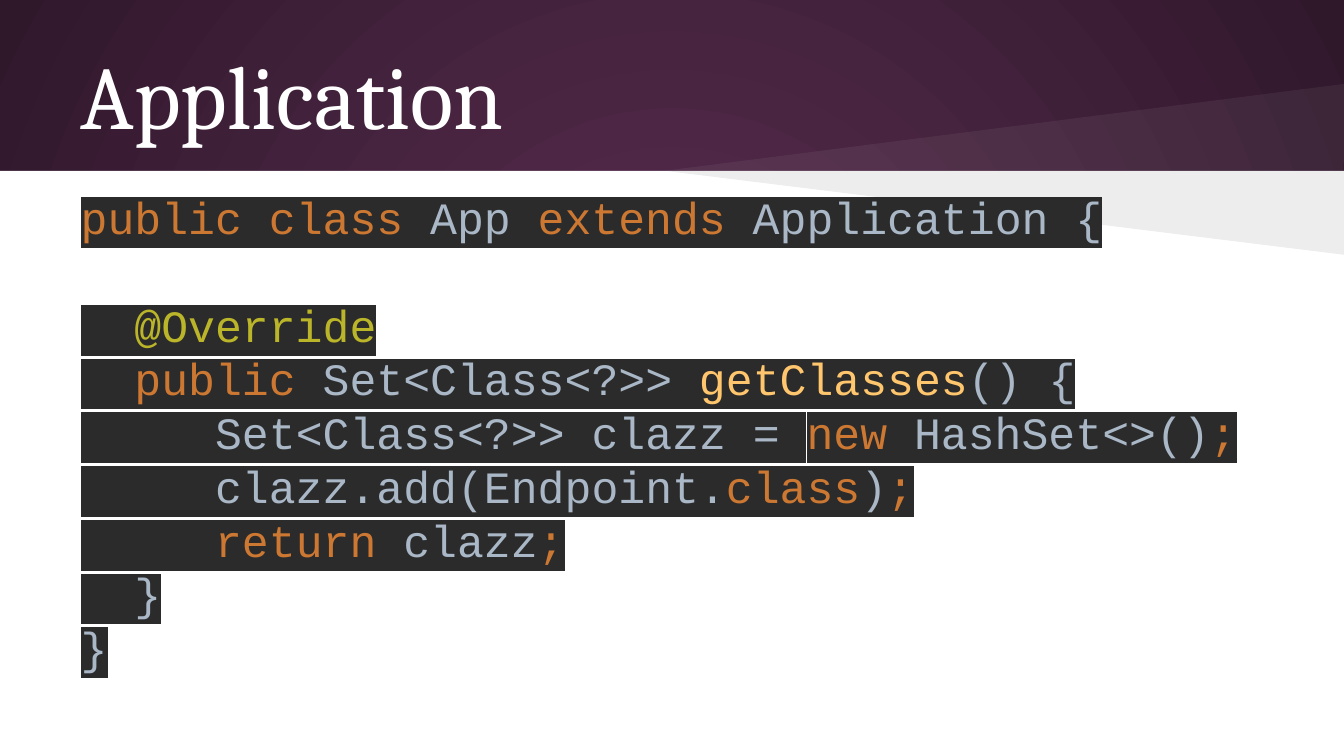
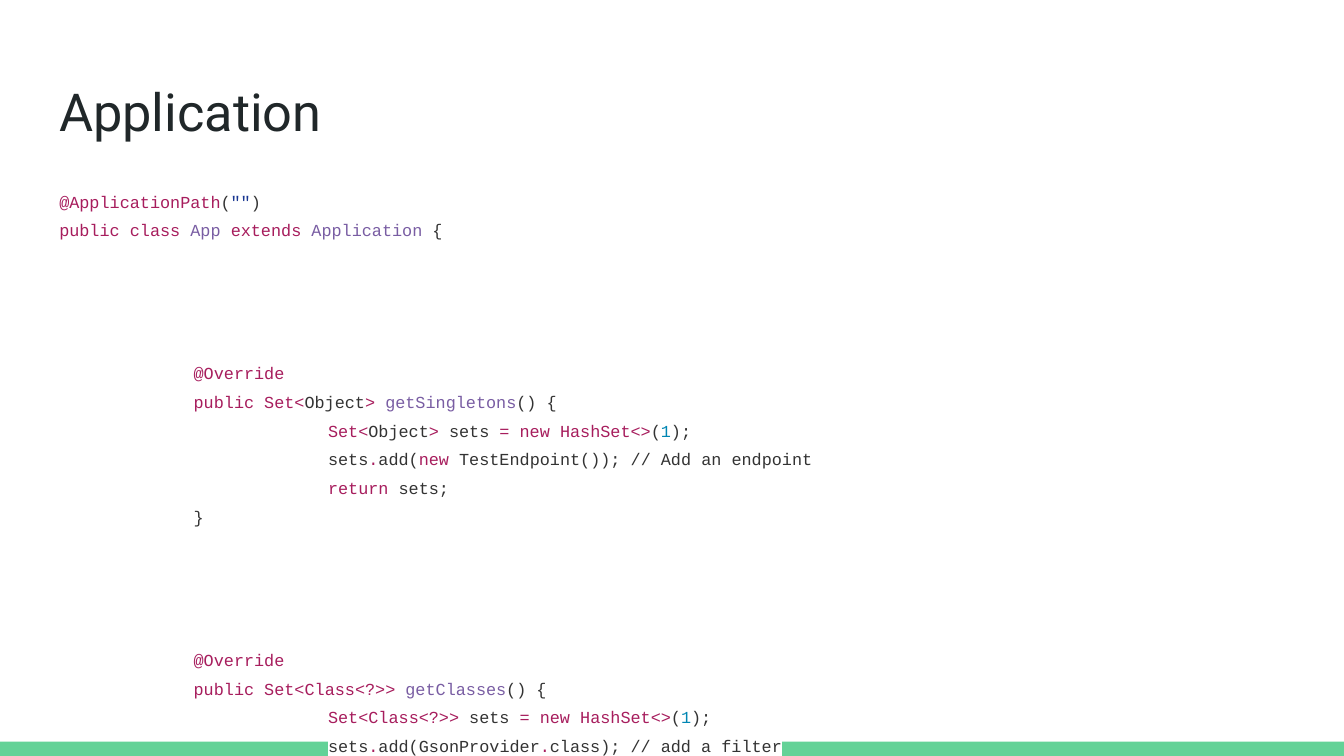
Before and after one commit to olivier-pitton/dant, a slide deck: slide 30 of jaxrs/Cours JAX-RS.pptx (slide 32 before the commit). Drawn at 1344x756 pixels with LibreOffice and Linux fonts; fonts in the diff are those of the drawing. Boxes give left, top, right and bottom in pixels: in the first picture for what was removed or moved away, otherwise in the second. Text is boxed around its words. In the diff, an @@ line names an element or a change of style, - is before the commit and + after.

```diff
--- a/jaxrs/Cours JAX-RS.pptx
+++ b/jaxrs/Cours JAX-RS.pptx
@@ background gradient #592D50 to #30182B to #FFFFFF @@
@@ title "Application": place and size @@
-title "Application" at (81, 66, 504, 148)
+title "Application" at (59, 91, 321, 142)
@@ title "Application" at (59, 91, 321, 142): size 48 to 28 pt, font Cambria to Roboto, text colour #FFFFFF to #202729; vertical alignment middle to top @@
@@ freeform shape removed at (665, 83, 1344, 171) @@
@@ rectangle removed at (0, 171, 1344, 755) @@
@@ text "@ApplicationPath("")": place and size @@
-text "@ApplicationPath("")" at (81, 202, 1237, 565)
+text "@ApplicationPath("")" at (59, 195, 813, 756)
@@ freeform shape removed at (665, 171, 1344, 254) @@
@@ text at (59, 195, 261, 212): paragraph added @@
+@ApplicationPath("")
@@ text at (59, 224, 526, 699): size 24 to 9 pt, highlight #2B2B2B to #FFFFFF in "public class App extends Application {", "@Override", "public Set<Class<?>> getClasses() {", "}" and 1 more places; text colour #CC7832 to #A71D5D in "public class extends", "public"; text colour #A9B7C6 to #795DA3 in "App Application"; text colour #A9B7C6 to #333333 in "{", "getClasses() {", "}", "}"; text colour #BBB529 to #A71D5D in "@Override"; text colour #A9B7C6 to #A71D5D in "Set<Class<?>>"; text colour #FFC66D to #795DA3 in "getClasses()"; line spacing 1 to 1.43 @@
@@ text at (194, 396, 813, 669): paragraphs added @@
+public Set<Object> getSingletons() {
+Set<Object> sets = new HashSet<>(1);
+sets.add(new TestEndpoint()); // Add an endpoint
+return sets;
+}
+@Override
@@ text at (328, 711, 782, 756): text changed; size 24 to 9 pt; text colour #A9B7C6 to #333333 @@
-Set<Class<?>> clazz = new HashSet<>();
-clazz.add(Endpoint.class);
-return clazz;
+Set<Class<?>> sets = new HashSet<>(1);
+sets.add(GsonProvider.class); // add a filter
+return sets;
@@ rectangle added at (0, 742, 1344, 756), fill #63D297 @@
```
Also in this commit, not shown: 30 other slides changed, 3 slides added, 7 slides removed, 13 other files.
